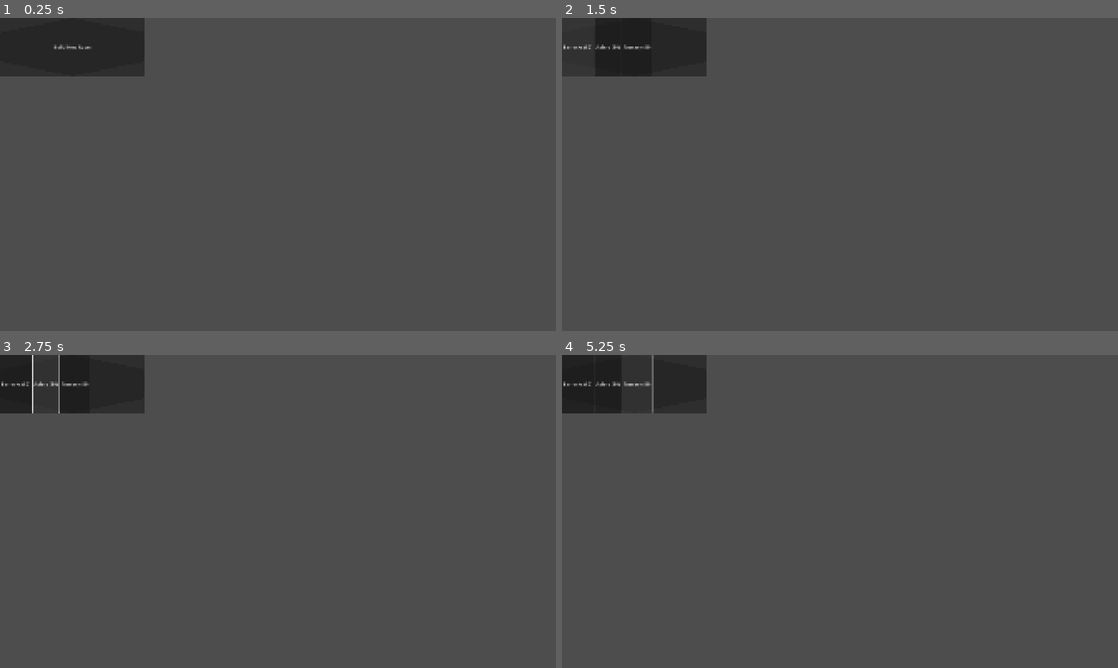
Above: before the commit, frames 1-4 (two rows, left to right).
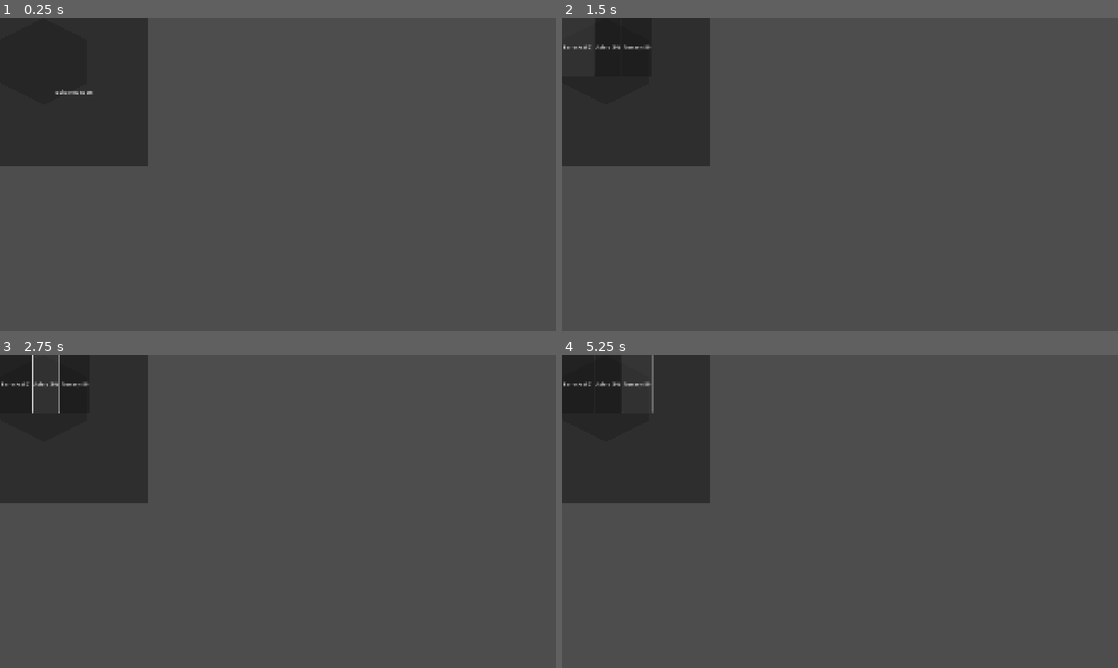
Above: after the commit, the same moments.

Repository: cyberstrgg/LitterBees
Game: Godot game, scene res://Scenes/room_slot.tscn
Same seed, same stepped clock (60 frames per second), same inputs: the game is played once before the commit and once after it. This scene is started directly instead of the project's main scene.
Inputs:
- Up to frame 1 (0.25 s): no input
- Up to frame 2 (1.5 s): click "Build New Room" at 0.5 s; click "Barracks (50)" at 1.25 s
- Up to frame 3 (2.75 s): click "Apiary (50)" at 2 s
- Up to frame 4 (5.25 s): click "Nursery (50)" at 2.75 s; click "Barracks (50)" at 3.5 s; click "Apiary (50)" at 4.25 s; click "Nursery (50)" at 5 s

The runs differ from the first frame. In frame 1, 7.8% of the frame differs, in the area x 0-27%, y 0-48%; in frame 2, 7.7%; in frame 3, 7.7%; in frame 4, 7.7%.

Commit message:
added hex placeholder

Diff:
--- a/Scenes/room_slot.tscn
+++ b/Scenes/room_slot.tscn
@@ -5,9 +5,9 @@
 [sub_resource type="StyleBoxEmpty" id="StyleBoxEmpty_kjnj3"]
 
 [node name="RoomSlot" type="PanelContainer"]
-custom_minimum_size = Vector2(500, 200)
-offset_right = 500.0
-offset_bottom = 200.0
+custom_minimum_size = Vector2(300, 300)
+offset_right = 512.0
+offset_bottom = 512.0
 theme_override_styles/panel = SubResource("StyleBoxEmpty_kjnj3")
 script = ExtResource("1_kjnj3")
 
Binary file added: Assets/Visual/Hex.png
Not shown, added: Assets/Visual/Hex.png.import
